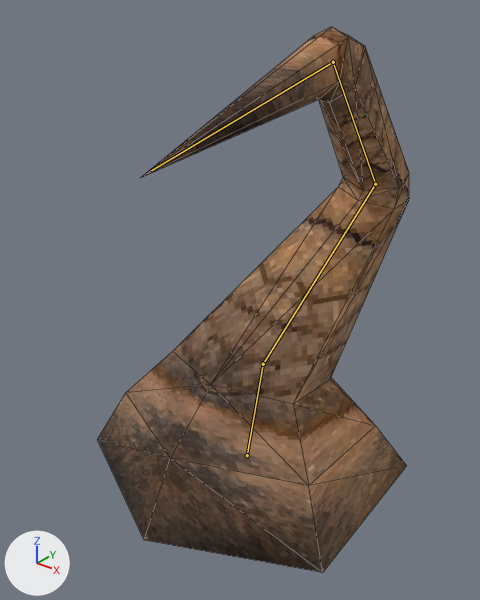
The glTF model area_43/entities/models/spike_monster.gltf, before and after one commit.
Rendered twice from a 50 mm lens placed at (5.49, -6.06, 7.23), pointed at (-0.18, 1.02, 2.84). Every picture has the same lights, and +X, +Y and +Z are marked at lower left. Both versions are drawn at frame 59 of the action 'idle'; the numbers are the values there. The bones that bend it are drawn over the model as lines. Mesh edges are drawn as thin lines.
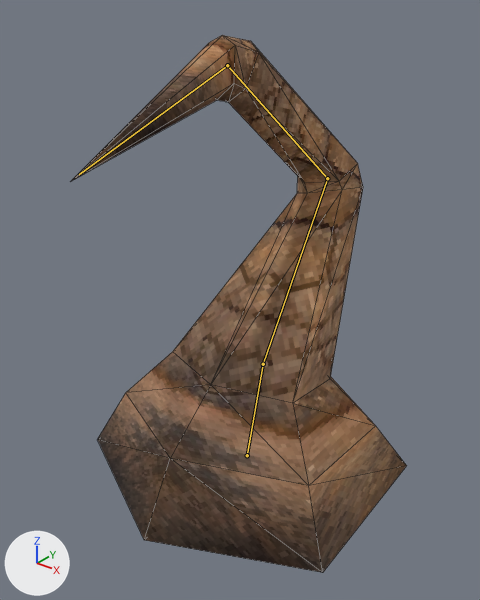
Pixel boxes (x1, y1, x2, y2) of what changed, in the pictures (480 x 600 px):
```json
{"object": "Cube", "change": "posed", "before": [97, 27, 409, 573], "after": [70, 35, 407, 573], "on screen": "8% wider"}
{"bone": "Neck1", "before": "(263, 364) to (375, 184)", "after": "(263, 364) to (327, 178)"}
{"bone": "Neck2", "before": "(375, 184) to (333, 62)", "after": "(327, 178) to (227, 65)"}
{"bone": "Spike Tip", "before": "(333, 62) to (151, 170)", "after": "(227, 65) to (79, 174)"}
```

Edits to the scene script, one JSON object a line:
```json
{"block": "bone_neck1", "where": "bone_neck1 = bpy.data.objects['Armature'].pose.bones['Neck1']  # child of 'Body.001'"}
{"op": "set", "path": "bone_neck1.rotation_quaternion", "old": "(0.991, 0.036, 0.114, -0.061)", "new": "(0.986, 0.021, -0.153, 0.071)", "note": "degrees (3, 13, -7) -> degrees (1, -18, 8)"}
{"block": "bone_neck2", "where": "bone_neck2 = bpy.data.objects['Armature'].pose.bones['Neck2']  # child of 'Neck1'"}
{"op": "set", "path": "bone_neck2.rotation_quaternion", "old": "(0.991, 0.02, 0.122, 0.053)", "new": "(0.985, 0.047, -0.137, -0.096)", "note": "degrees (3, 14, 7) -> degrees (7, -15, -12)"}
{"block": "bone_spike_tip", "where": "bone_spike_tip = bpy.data.objects['Armature'].pose.bones['Spike Tip']  # child of 'Neck2'"}
{"op": "set", "path": "bone_spike_tip.rotation_quaternion", "old": "(0.98, -0.151, 0.052, 0.119)", "new": "(0.98, -0.154, -0.055, -0.115)", "note": "degrees (-17, 8, 13) -> degrees (-17, -8, -12)"}
```
